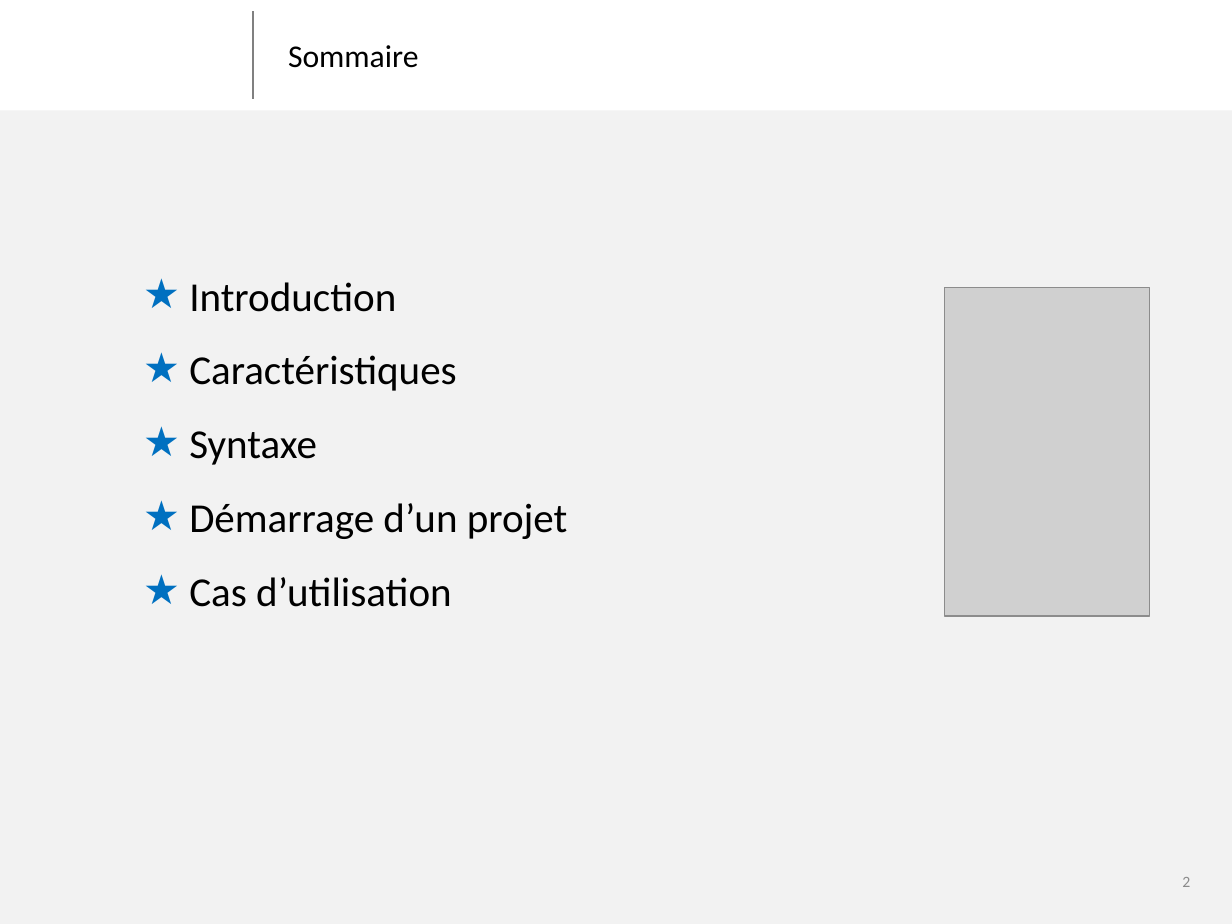
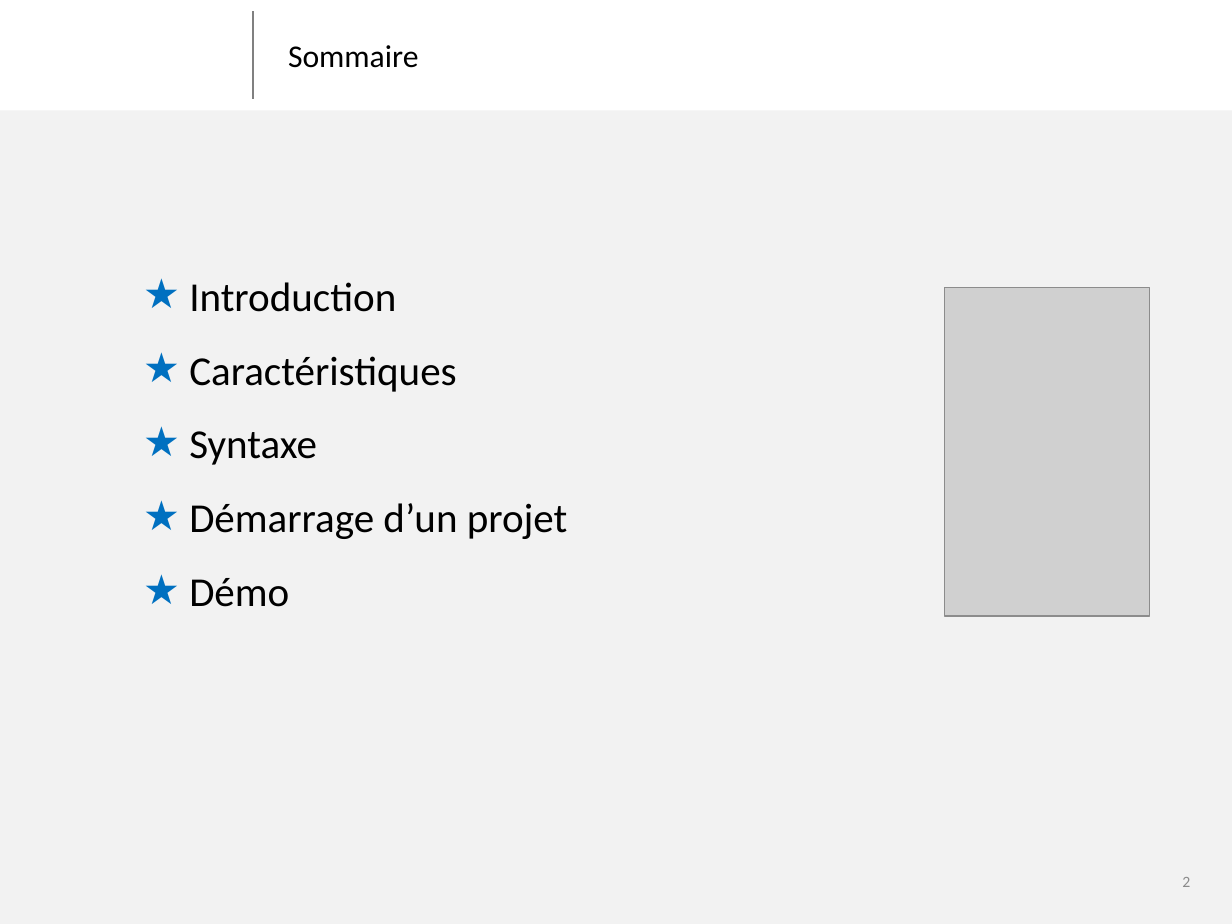
Before and after one commit to jotitan/prez_golang, a slide deck: slide 2 of golang_tl.pptx. Drawn at 1232x924 pixels with LibreOffice and Linux fonts; fonts in the diff are those of the drawing; grey boxes stand for pictures; background and template pictures are left out. Boxes give left, top, right and bottom in pixels: in the first picture for what was removed or moved away, otherwise in the second. Text is boxed around its words. In the diff, an @@ line names an element or a change of style, - is before the commit and + after.

```diff
--- a/golang_tl.pptx
+++ b/golang_tl.pptx
@@ text at (x1=189, y1=578, x2=289, y2=607): text changed @@
-★ Cas d’utilisation
+★ Démo
```
Also in this commit, not shown: 2 other slides changed, 1 slide added, 4 other files.
